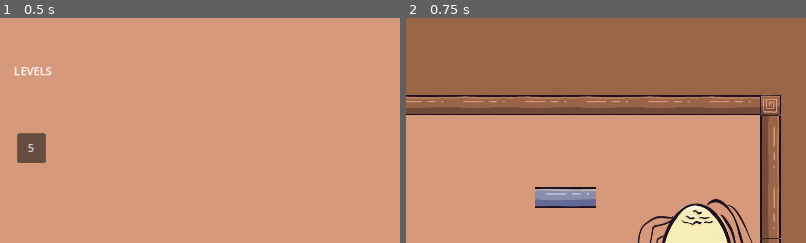
Above: before the commit, frames 1-2 (left to right).
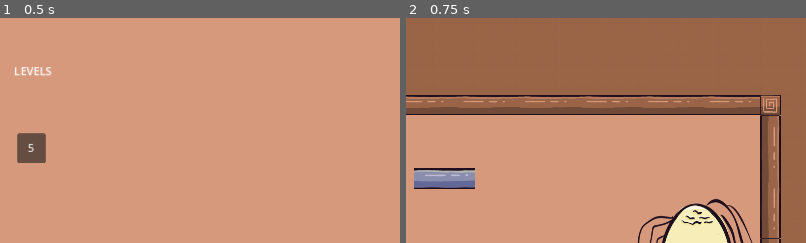
Above: after the commit, the same moments.

Repository: Yotambu100/The-hood-Five
Game: Godot game, scene res://levels.tscn
Two runs of this game, one before a commit and one after it. Both use one fixed random seed, a clock stepped at 60 frames per second and the inputs below.
Inputs:
- Up to frame 1 (0.5 s): no input
- Up to frame 2 (0.75 s): click "1" at 0.5 s
The pictures show only the part of the screen within x 44-94%, y 0-50%; the shares and areas given below are measured in that part.

Frame 1 is identical in both runs. In frame 2, 2.8% of the frame differs, in the area x 2-48%, y 66-85%.

Commit message:
refactor

Diff:
--- a/level_real_1.tscn
+++ b/level_real_1.tscn
@@ -8,8 +8,9 @@
 [ext_resource type="Texture2D" uid="uid://cs4sk8a0rywf5" path="res://logs/background.png" id="4_vqu1b"]
 [ext_resource type="AudioStream" uid="uid://m8cn6bag7rg4" path="res://music/The Urban Groove - Hanu Dixit.mp3" id="5_ax5xo"]
 [ext_resource type="Texture2D" uid="uid://cpbkifti6mk74" path="res://AutoPlayer/Player_idle1.png" id="7_jvhgs"]
-[ext_resource type="Texture2D" uid="uid://bk0uwxhqvcjfv" path="res://player/Player hands up.png" id="8_klv6e"]
+[ext_resource type="Texture2D" uid="uid://bk0uwxhqvcjfv" path="res://AutoPlayer/Player_idle2.png" id="8_klv6e"]
 [ext_resource type="Texture2D" uid="uid://hwq2qcy6n46k" path="res://images/mother.png" id="10_lb0ix"]
+[ext_resource type="PackedScene" uid="uid://b5fwak6yrhgoo" path="res://movable/DraggableLog/DraggableLog.tscn" id="11_6pyrq"]
 
 [sub_resource type="TileSetAtlasSource" id="TileSetAtlasSource_snjxs"]
 texture = ExtResource("2_s2x5d")
@@ -111,7 +112,7 @@
 scale = Vector2(0.41, 0.41)
 tile_set = SubResource("TileSet_u60sw")
 format = 2
-layer_0/tile_data = PackedInt32Array(6750462, 5, 0, 2228235, …(20082 unchanged characters)… , 2, 2228268, 5, 2, 2621477, 589827, 6, 1114161, 5, 4, 524366, 8, 0, 589902, 8, 0, 655438, 8, 0 …(2574 unchanged characters)…
+layer_0/tile_data = PackedInt32Array(6750462, 5, 0, 2228235, …(20082 unchanged characters)… , 2, 2228268, 5, 2, 2621477, 589827, 6, 524366, 8, 0, 589902, 8, 0, 655438, 8, 0 …(2574 unchanged characters)…
 
 [node name="ColorRect" type="ColorRect" parent="CanvasLayer"]
 visible = false
@@ -140,3 +141,6 @@
 position = Vector2(953, 467)
 scale = Vector2(0.569333, 0.754545)
 sprite_frames = SubResource("SpriteFrames_rl430")
+
+[node name="DraggableLog" parent="." instance=ExtResource("11_6pyrq")]
+position = Vector2(576, 314)
--- a/level_real_2.tscn
+++ b/level_real_2.tscn
@@ -1,13 +1,14 @@
-[gd_scene load_steps=17 format=3 uid="uid://bigirv3bx7cio"]
+[gd_scene load_steps=18 format=3 uid="uid://bigirv3bx7cio"]
 
 [ext_resource type="Script" path="res://level_real_1.gd" id="1_a0ajt"]
 [ext_resource type="Texture2D" uid="uid://bpog7h1mcw0kh" path="res://logs/jump_pad.png" id="2_8v0bc"]
-[ext_resource type="Texture2D" uid="uid://cevgbquy7dwql" path="res://logs/spikes1.png" id="3_hryvv"]
+[ext_resource type="Texture2D" uid="uid://bt4slornkocuv" path="res://logs/spikes1.png" id="3_hryvv"]
 [ext_resource type="Texture2D" uid="uid://ca3eysnbjvsvp" path="res://logs/logs3.png" id="4_bn2gu"]
 [ext_resource type="Texture2D" uid="uid://cs4sk8a0rywf5" path="res://logs/background.png" id="5_p1y6e"]
 [ext_resource type="PackedScene" uid="uid://y22qwdmagkle" path="res://AutoPlayer/Player.tscn" id="6_j6ydt"]
 [ext_resource type="Texture2D" uid="uid://cpbkifti6mk74" path="res://AutoPlayer/Player_idle1.png" id="7_bhc7d"]
-[ext_resource type="Texture2D" uid="uid://bk0uwxhqvcjfv" path="res://player/Player hands up.png" id="8_05nsp"]
+[ext_resource type="Texture2D" uid="uid://bk0uwxhqvcjfv" path="res://AutoPlayer/Player_idle2.png" id="8_05nsp"]
+[ext_resource type="PackedScene" uid="uid://b5fwak6yrhgoo" path="res://movable/DraggableLog/DraggableLog.tscn" id="9_eoapo"]
 
 [sub_resource type="TileMapPattern" id="TileMapPattern_0uto6"]
 tile_data = PackedInt32Array(0, 8, 0, 65536, 8, 0, 131072, 8, 0, 196608, 8, 0, 262144, 8, 0, 327680, 8, 0, 393216, 8, 0 …(737 unchanged characters)…
@@ -52,7 +53,6 @@
 [sub_resource type="TileSetAtlasSource" id="TileSetAtlasSource_snjxs"]
 texture = ExtResource("2_8v0bc")
 texture_region_size = Vector2i(65, 55)
-7:8/size_in_atlas = Vector2i(1, 2)
 7:8/0 = 0
 7:8/0/physics_layer_0/linear_velocity = Vector2(0, 0)
 7:8/0/physics_layer_0/angular_velocity = 0.0
@@ -160,7 +160,7 @@
 scale = Vector2(0.419553, 0.403958)
 tile_set = SubResource("TileSet_u60sw")
 format = 2
-layer_0/tile_data = PackedInt32Array(2228235, 5, 2, 2228241, …(21955 unchanged characters)…  8, 0, 2752581, 8, 0, 1703972, 458754, 8, 1966092, 5, 4, 1441843, 5, 4)
+layer_0/tile_data = PackedInt32Array(2228235, 5, 2, 2228241, …(21955 unchanged characters)…  8, 0, 2752581, 8, 0, 1703972, 458754, 8)
 metadata/_edit_group_ = true
 
 [node name="ColorRect" type="ColorRect" parent="CanvasLayer"]
@@ -183,4 +183,10 @@
 
 [node name="Node2D" type="Node2D" parent="."]
 
+[node name="DraggableLog" parent="." instance=ExtResource("9_eoapo")]
+position = Vector2(360, 434)
+
+[node name="DraggableLog2" parent="." instance=ExtResource("9_eoapo")]
+position = Vector2(701, 423)
+
 [connection signal="ready" from="CanvasLayer/TileMap" to="." method="_on_tile_map_ready"]
--- a/level_real_4.tscn
+++ b/level_real_4.tscn
@@ -7,9 +7,10 @@
 [ext_resource type="Texture2D" uid="uid://cs4sk8a0rywf5" path="res://logs/background.png" id="5_gavns"]
 [ext_resource type="PackedScene" uid="uid://y22qwdmagkle" path="res://AutoPlayer/Player.tscn" id="6_r1ajk"]
 [ext_resource type="Texture2D" uid="uid://cpbkifti6mk74" path="res://AutoPlayer/Player_idle1.png" id="7_7ds1p"]
-[ext_resource type="Texture2D" uid="uid://bk0uwxhqvcjfv" path="res://player/Player hands up.png" id="8_5bw4y"]
+[ext_resource type="Texture2D" uid="uid://bk0uwxhqvcjfv" path="res://AutoPlayer/Player_idle2.png" id="8_5bw4y"]
 [ext_resource type="AudioStream" uid="uid://m8cn6bag7rg4" path="res://music/The Urban Groove - Hanu Dixit.mp3" id="9_2mddc"]
 [ext_resource type="Texture2D" uid="uid://hwq2qcy6n46k" path="res://images/mother.png" id="10_ryrh4"]
+[ext_resource type="PackedScene" uid="uid://b5fwak6yrhgoo" path="res://movable/DraggableLog/DraggableLog.tscn" id="11_hjcxl"]
 
 [sub_resource type="TileSetAtlasSource" id="TileSetAtlasSource_snjxs"]
 texture = ExtResource("2_ptpri")
@@ -112,7 +113,7 @@
 scale = Vector2(0.41, 0.41)
 tile_set = SubResource("TileSet_u60sw")
 format = 2
-layer_0/tile_data = PackedInt32Array(6750462, 5, 0, 5701763, …(451 unchanged characters)…  5, 2, 524303, 5, 2, 524304, 5, 2, 524305, 5, 2, 524306, 5, 2, 524307, 5, 2, 1310765, 5, 2, 1310766, 5, 2, 1310767, 5, 2, 1310768, 5, 2, 1310769, 5, 2, 1310770, 5, 2, 1310771, 5, 2, 1310772, 5, 2, 1310773, 5, 2, 1310774, 5, 2, 1310775, 5, 2, 2228261, 5, 2, 1441851, 5, 8, 1769531, 5, 8, 1966139, 5, 8, 1966094, 5, 8, 1835028, 5, 2, 2097171, 589827, 6, 2097178, 589827, 6, 2097185, 589827, 6, 2097191, 589827, 6, 2097198, 589827, 6, 2097204, 589827, 6, 2097207, 589827, 6, 2097190, 589827, 6, 2097177, 589827, 6, 1835024, 5, 2, 2228279, 5, 0, 2228248, 5, 0, 2228255, 5, 2, 2228251, 5, 0, 786447, 5, 4, 983055, 5, 4, 786505, 5, 8, 1179721, 5, 8, 1572937,  …(78 unchanged characters)…
+layer_0/tile_data = PackedInt32Array(6750462, 5, 0, 5701763, …(451 unchanged characters)…  5, 2, 524303, 5, 2, 524304, 5, 2, 524306, 5, 2, 524307, 5, 2, 1310765, 5, 2, 1310766, 5, 2, 1310767, 5, 2, 1310768, 5, 2, 1310769, 5, 2, 1310770, 5, 2, 1310771, 5, 2, 1310772, 5, 2, 1310773, 5, 2, 1310774, 5, 2, 1310775, 5, 2, 2228261, 5, 2, 1441851, 5, 8, 1769531, 5, 8, 1966139, 5, 8, 1966094, 5, 8, 1835028, 5, 2, 2097171, 589827, 6, 2097178, 589827, 6, 2097185, 589827, 6, 2097191, 589827, 6, 2097198, 589827, 6, 2097204, 589827, 6, 2097207, 589827, 6, 2097190, 589827, 6, 2097177, 589827, 6, 1835024, 5, 2, 2228279, 5, 0, 2228248, 5, 0, 2228255, 5, 2, 2228251, 5, 0, 786505, 5, 8, 1179721, 5, 8, 1572937,  …(78 unchanged characters)…
 
 [node name="ColorRect" type="ColorRect" parent="CanvasLayer"]
 visible = false
@@ -146,3 +147,9 @@
 position = Vector2(1002, 465)
 scale = Vector2(0.569333, 0.754545)
 sprite_frames = SubResource("SpriteFrames_5cvpo")
+
+[node name="DraggableLog" parent="." instance=ExtResource("11_hjcxl")]
+position = Vector2(276, 314)
+
+[node name="DraggableLog2" parent="." instance=ExtResource("11_hjcxl")]
+position = Vector2(280, 269)
--- a/level_real_5.tscn
+++ b/level_real_5.tscn
@@ -7,7 +7,7 @@
 [ext_resource type="Texture2D" uid="uid://cs4sk8a0rywf5" path="res://logs/background.png" id="5_tpylr"]
 [ext_resource type="PackedScene" uid="uid://y22qwdmagkle" path="res://AutoPlayer/Player.tscn" id="6_r4vnj"]
 [ext_resource type="Texture2D" uid="uid://cpbkifti6mk74" path="res://AutoPlayer/Player_idle1.png" id="7_4muu5"]
-[ext_resource type="Texture2D" uid="uid://bk0uwxhqvcjfv" path="res://player/Player hands up.png" id="8_42lwk"]
+[ext_resource type="Texture2D" uid="uid://bk0uwxhqvcjfv" path="res://AutoPlayer/Player_idle2.png" id="8_42lwk"]
 [ext_resource type="AudioStream" uid="uid://m8cn6bag7rg4" path="res://music/The Urban Groove - Hanu Dixit.mp3" id="9_8nnn5"]
 [ext_resource type="Texture2D" uid="uid://hwq2qcy6n46k" path="res://images/mother.png" id="10_1c76y"]
 
--- /dev/null
+++ b/movable/DraggableLog/DraggableLog.gd
@@ -0,0 +1,14 @@
+extends Node2D
+
+
+@onready var _area : Area2D = $Area2D
+
+var _dragging : bool = false
+
+func _input(event: InputEvent) -> void:
+	if event is InputEventMouseMotion and _dragging:
+		set_global_position(get_global_mouse_position())
+
+func _on_Area2D_input_event(viewport: Node, event: InputEvent, shape_idx: int) -> void:
+	if event is InputEventMouseButton and event.button_index == MOUSE_BUTTON_LEFT:
+		_dragging = event.pressed
--- /dev/null
+++ b/movable/DraggableLog/DraggableLog.tscn
@@ -0,0 +1,53 @@
+[gd_scene load_steps=7 format=3 uid="uid://b5fwak6yrhgoo"]
+
+[ext_resource type="Script" path="res://movable/DraggableLog/DraggableLog.gd" id="1_07cgf"]
+[ext_resource type="Texture2D" uid="uid://ca3eysnbjvsvp" path="res://logs/logs3.png" id="2_ix87p"]
+
+[sub_resource type="TileSetAtlasSource" id="TileSetAtlasSource_1akh4"]
+texture = ExtResource("2_ix87p")
+texture_region_size = Vector2i(36, 36)
+0:6/size_in_atlas = Vector2i(2, 2)
+0:6/0 = 0
+0:8/size_in_atlas = Vector2i(2, 6)
+0:8/0 = 0
+0:14/size_in_atlas = Vector2i(2, 6)
+0:14/0 = 0
+0:4/size_in_atlas = Vector2i(6, 2)
+0:4/0 = 0
+0:2/size_in_atlas = Vector2i(6, 2)
+0:2/0 = 0
+0:0/size_in_atlas = Vector2i(2, 2)
+0:0/0 = 0
+
+[sub_resource type="TileSet" id="TileSet_pbtyo"]
+tile_size = Vector2i(36, 36)
+sources/0 = SubResource("TileSetAtlasSource_1akh4")
+
+[sub_resource type="RectangleShape2D" id="RectangleShape2D_et84p"]
+size = Vector2(89.5, 29)
+
+[sub_resource type="RectangleShape2D" id="RectangleShape2D_r11l8"]
+size = Vector2(89, 29.5)
+
+[node name="DraggableLog" type="Node2D"]
+script = ExtResource("1_07cgf")
+
+[node name="TileMap" type="TileMap" parent="."]
+scale = Vector2(0.41, 0.41)
+tile_set = SubResource("TileSet_pbtyo")
+format = 2
+layer_0/tile_data = PackedInt32Array(0, 0, 4)
+
+[node name="Area2D" type="Area2D" parent="."]
+
+[node name="CollisionShape2D" type="CollisionShape2D" parent="Area2D"]
+position = Vector2(7.25, 7.5)
+shape = SubResource("RectangleShape2D_et84p")
+
+[node name="CharacterBody2D" type="CharacterBody2D" parent="."]
+
+[node name="CollisionShape2D" type="CollisionShape2D" parent="CharacterBody2D"]
+position = Vector2(7, 7)
+shape = SubResource("RectangleShape2D_r11l8")
+
+[connection signal="input_event" from="Area2D" to="." method="_on_Area2D_input_event"]
--- a/project.godot
+++ b/project.godot
@@ -12,7 +12,6 @@
 
 config/name="The-hood-5"
 run/main_scene="res://levels.tscn"
-
 config/features=PackedStringArray("4.1", "Mobile")
 
 config/icon="res://icon.svg"
Not shown: 1 places in level_real_1.tscn that only renumber resources
Not shown: 1 places in level_real_4.tscn that only renumber resources
